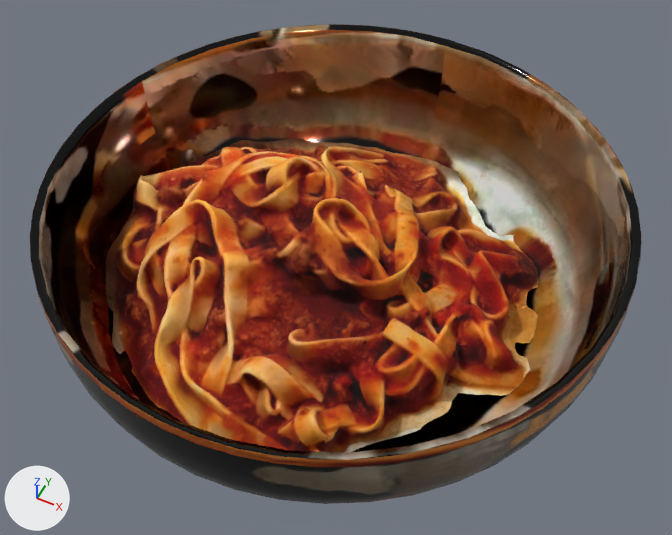
Renders of the glTF model Plato_07.glb from each side of a commit.
The view is the same before and after, from a 50 mm camera at (0.119, -0.245, 0.325) aimed at (-0.002, -0.003, 0.023). Every picture has the same lights, and +X, +Y and +Z are marked at lower left. The first picture is the older version. Vertices at exactly the same position are counted once.

In view in the first picture: 'Bolognese DecimateHalf', 'Metal_Bowl.001'.
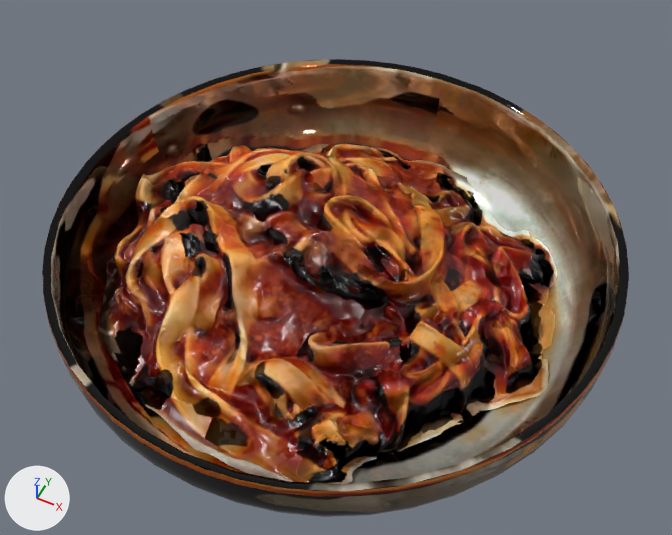
Where the change shows, as pixel boxes (x1, y1, x2, y2) in the pictures (672 x 535 px):
'Metal_Bowl.001', moved, rescaled: before (30, 24, 641, 504); after (42, 59, 629, 517)
'Bolognese DecimateHalf', surface changed, reshaped, moved (6% wider, 8% taller): before (106, 138, 538, 453); after (98, 143, 557, 484)

Diff of the bpy script that builds the scene:
```diff
--- a/Plato_07.glb.py
+++ b/Plato_07.glb.py
@@ img_normal @@
+img_normal = load_image('Normal', '_unpacked/Normal', 512, 512, 'Non-Color')
@@ img_diffuse_002 @@
+img_diffuse_002 = load_image('Diffuse_002', '_unpacked/Diffuse_002', 2048, 2048, 'sRGB')
@@ mat_3dmodel_014 @@
 n0 = _N.new('ShaderNodeBsdfPrincipled'); n0.name = 'Principled BSDF'
-n0.inputs[2].default_value = 1.0  # 'Roughness'
+n0.inputs[2].default_value = 0.314  # 'Roughness'
 n1 = _N.new('ShaderNodeOutputMaterial'); n1.name = 'Material Output'
 n2 = _N.new('ShaderNodeTexImage'); n2.name = 'Image Texture'
-n2.image = img_3dmodel
+n2.image = img_diffuse_002
+n3 = _N.new('ShaderNodeNormalMap'); n3.name = 'Normal Map'
+n3.uv_map = 'UVMap'
+n4 = _N.new('ShaderNodeTexImage'); n4.name = 'Image Texture.001'
+n4.image = img_normal
 _L.new(n0.outputs[0], n1.inputs[0])  # 'BSDF' to 'Surface'
 _L.new(n2.outputs[0], n0.inputs[0])  # 'Color' to 'Base Color'
+_L.new(n3.outputs[0], n0.inputs[5])  # 'Normal' to 'Normal'
+_L.new(n4.outputs[0], n3.inputs[1])  # 'Color' to 'Color'
@@ me_3dmodel_045 @@
 # used by ob_bolognese_decimatehalf; location = (-0.0001, -0.0002, 0.0007); rotation_euler = (-1.571, 0.0, 0.0), in degrees (-90, 0, 0); scale = (-0.175, -0.175, -0.175)
-me_3dmodel_045.from_pydata(...)  # 16771 vertices, 33109 faces; spans x -0.521..0.59, y 0.006..0.287, z -0.536..0.572
+me_3dmodel_045.from_pydata(...)  # 16771 vertices, 33109 faces; spans x -0.542..0.644, y -0.027..0.286, z -0.537..0.586
+# me_3dmodel_045 part 1: 16771 of 16771 vertices moved; they spanned x -0.521..0.59, y 0.006..0.287, z -0.536..0.572 and now span x -0.542..0.644, y -0.027..0.286, z -0.537..0.586; mean shift (-0.003, -0.005, 0.001)
 me_3dmodel_045.materials.append(mat_3dmodel_014)
@@ ob_metal_bowl_001 @@
 ob_metal_bowl_001 = bpy.data.objects.new('Metal_Bowl.001', me_mesh_006)
-ob_metal_bowl_001.location = (-0.0028, -0.0021, -0.0159)
-ob_metal_bowl_001.scale = (0.0564, 0.0566, 0.0477)
+ob_metal_bowl_001.location = (-0.0028, -0.0021, -0.0126)
+ob_metal_bowl_001.scale = (0.0564, 0.0566, 0.0337)
@@ ob_bolognese_decimatehalf @@
 ob_bolognese_decimatehalf = bpy.data.objects.new('Bolognese DecimateHalf', me_3dmodel_045)
-ob_bolognese_decimatehalf.location = (-0.0001, -0.0002, 0.0007)
+ob_bolognese_decimatehalf.location = (0.0035, 0.0028, 0.0012)
 ob_bolognese_decimatehalf.rotation_euler = (-1.571, 0.0, 0.0)  # degrees (-90, 0, 0)
```
